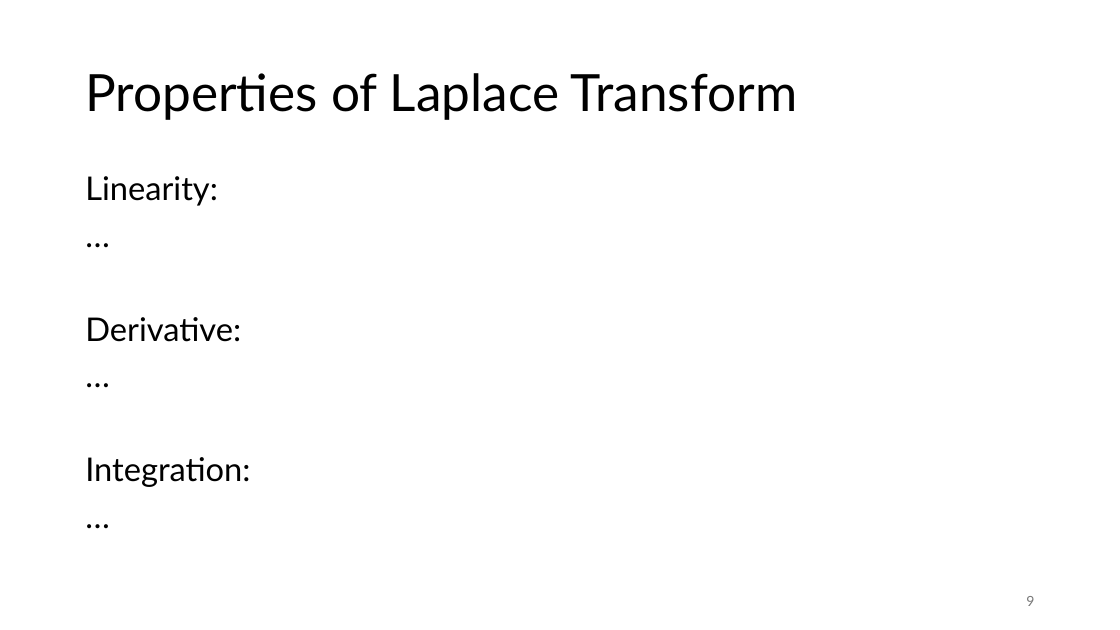
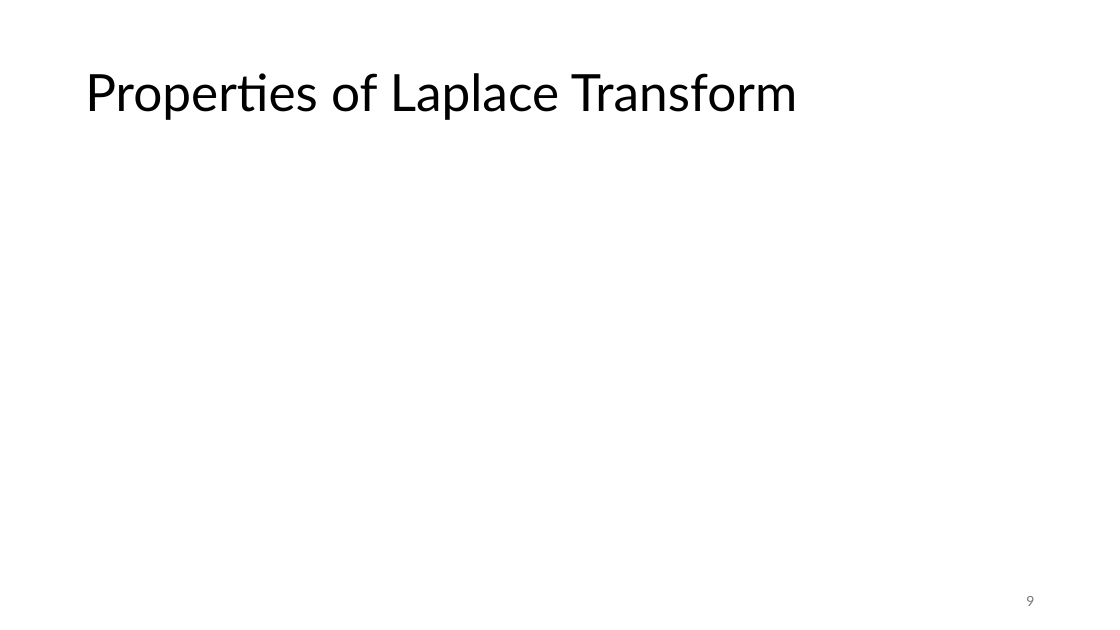
Before and after one commit to FelixWick/control_engineering, a slide deck: slide 9 of slides/3_Laplace.pptx. Drawn at 1120x630 pixels with LibreOffice and Linux fonts; fonts in the diff are those of the drawing; grey boxes stand for pictures. Boxes give left, top, right and bottom in pixels: in the first picture for what was removed or moved away, otherwise in the second. Text is boxed around its words. In the diff, an @@ line names an element or a change of style, - is before the commit and + after.

Commit message:
Laplace transform

```diff
--- a/slides/3_Laplace.pptx
+++ b/slides/3_Laplace.pptx
@@ text removed at [85, 176, 250, 487] @@
-Linearity:
-…
-Derivative:
-…
-Integration:
-…
```
Also in this commit, not shown: 3 other slides changed, 4 slides added.
